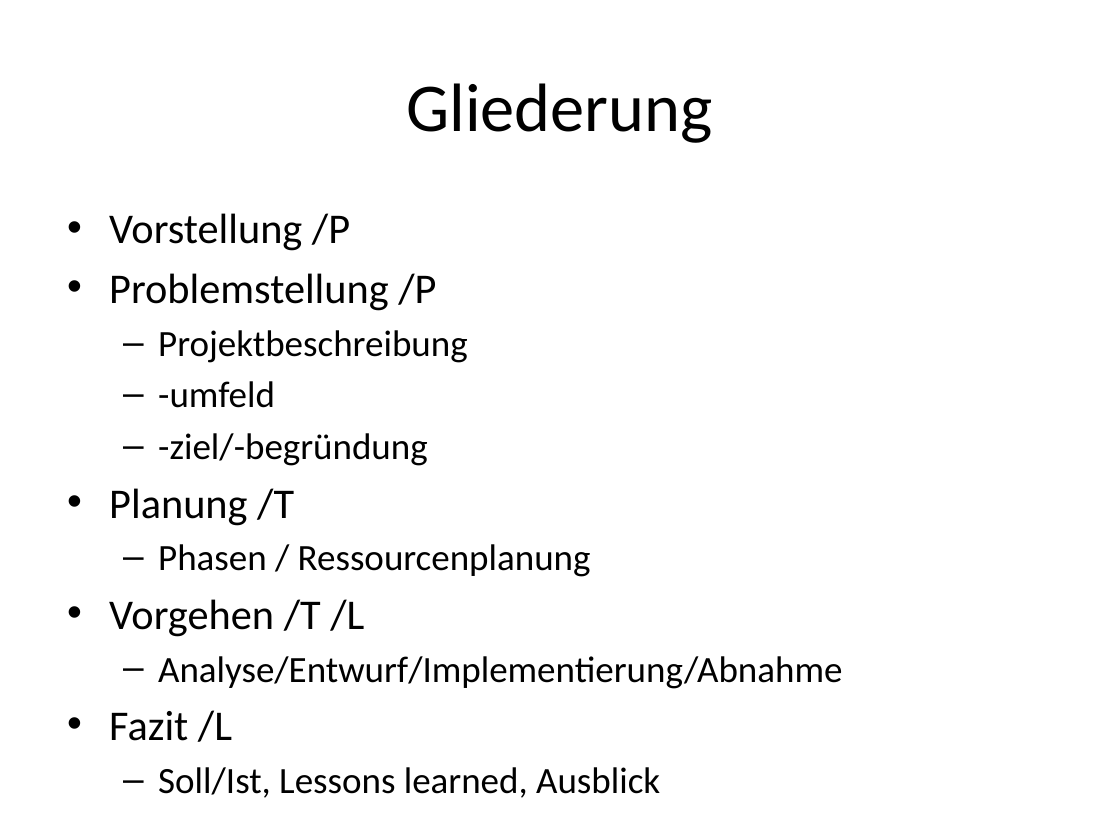
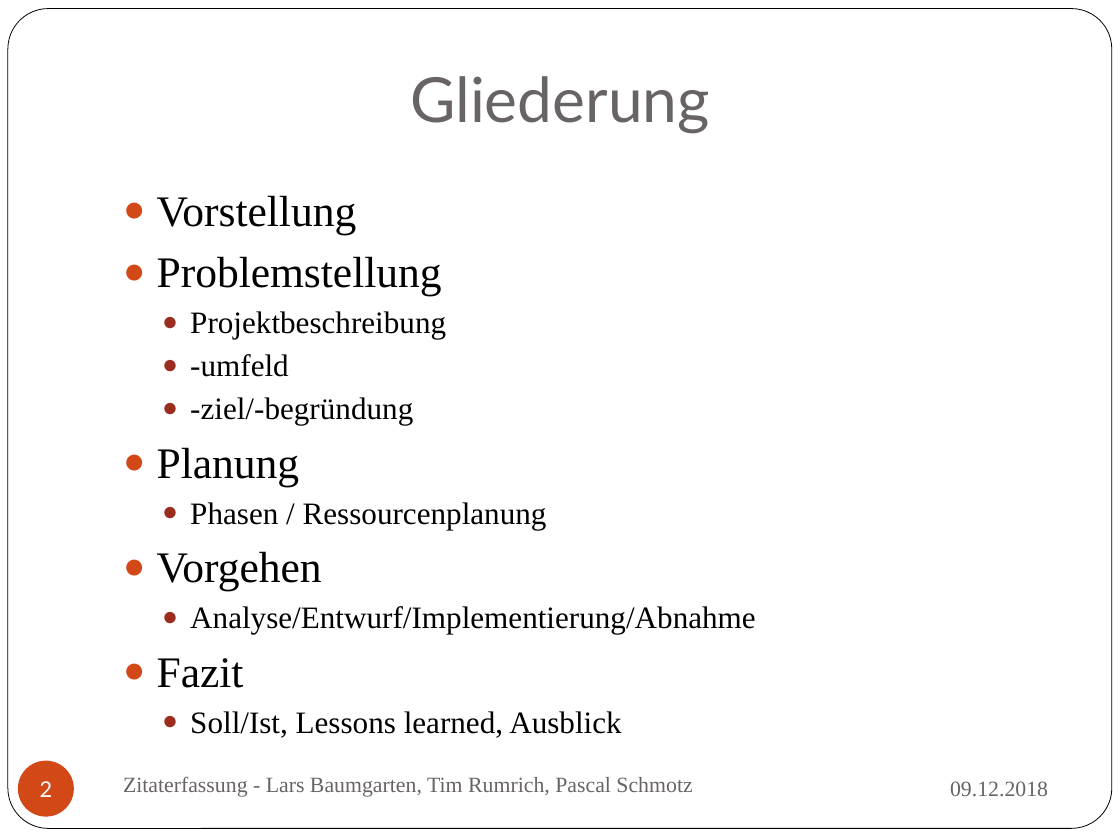
Before and after one commit to TrialAnd404/MyRepo, a slide deck: slide 2 of ZitatErfassung.pptx. Drawn at 1120x840 pixels with LibreOffice and Linux fonts; fonts in the diff are those of the drawing. Boxes give left, top, right and bottom in pixels: in the first picture for what was removed or moved away, otherwise in the second. Text is boxed around its words. In the diff, an @@ line names an element or a change of style, - is before the commit and + after.

```diff
--- a/ZitatErfassung.pptx
+++ b/ZitatErfassung.pptx
@@ rounded rectangle added at (8, 9, 1112, 829), fill #FFFFFF, outline #000000 0.5 pt @@
@@ title "Gliederung": place and size @@
-title "Gliederung" at (407, 83, 713, 143)
+title "Gliederung" at (410, 76, 710, 134)
@@ title "Gliederung" at (410, 76, 710, 134): size 44 to 40 pt, font Calibri to Lato, text colour #000000 to #696464; vertical alignment middle to bottom @@
@@ text "Vorstellung": place and size @@
-text "Vorstellung" at (109, 213, 842, 798)
+text "Vorstellung" at (157, 195, 756, 738)
@@ text at (157, 195, 442, 296): text changed; size 27.2 to 28 pt; font Calibri to Times New Roman @@
-• Vorstellung /P
-• Problemstellung /P
+● Vorstellung
+● Problemstellung
@@ text at (190, 311, 756, 738): size 23.8 to 20 pt, font Calibri to Times New Roman in "Projektbeschreibung", "-umfeld", "-ziel/-begründung", "Phasen / Ressourcenplanung" and 2 more places; bullet – to ●; less space between paragraphs @@
@@ text at (157, 447, 300, 487): text changed; size 27.2 to 28 pt; font Calibri to Times New Roman @@
-• Planung /T
+● Planung
@@ text at (157, 551, 322, 591): text changed; size 27.2 to 28 pt; font Calibri to Times New Roman @@
-• Vorgehen /T /L
+● Vorgehen
@@ text at (157, 658, 244, 688): text changed; size 27.2 to 28 pt; font Calibri to Times New Roman @@
-• Fazit /L
+● Fazit
@@ page number added at (18, 760, 74, 816), fill #D34817, 14 pt, text #FFFFFF @@
+2
@@ text added at (123, 776, 692, 797), 14 pt, text #696464 @@
+Zitaterfassung - Lars Baumgarten, Tim Rumrich, Pascal Schmotz
@@ text added at (950, 781, 1048, 797), 14 pt, text #696464 @@
+09.12.2018
```
Also in this commit, not shown: 7 other slides changed, 19 slides added, 16 slides removed, 2 other files.
